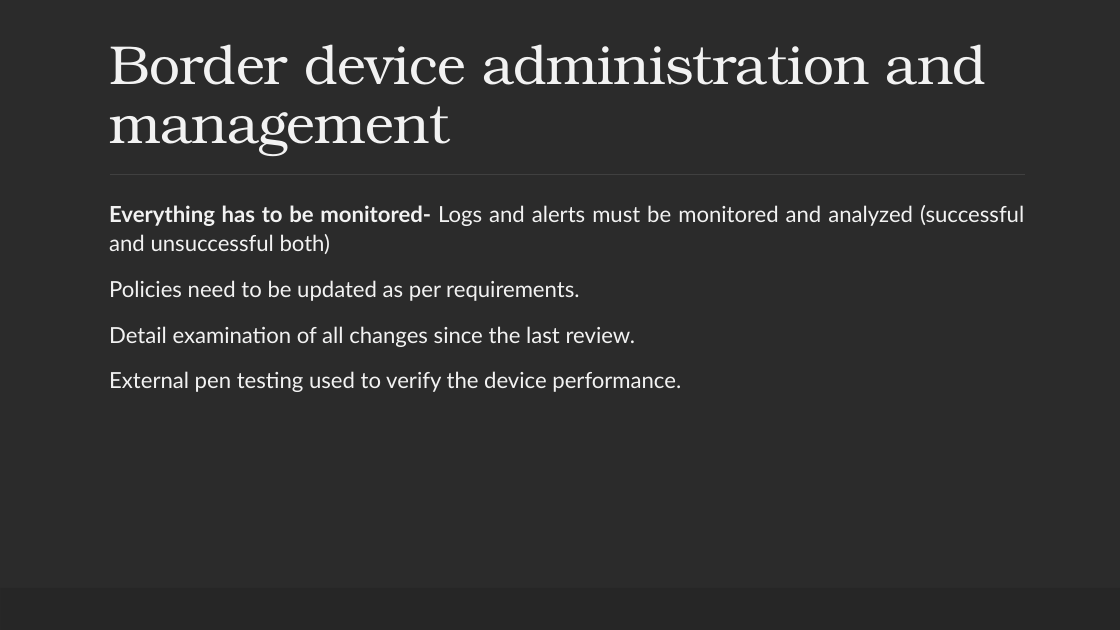
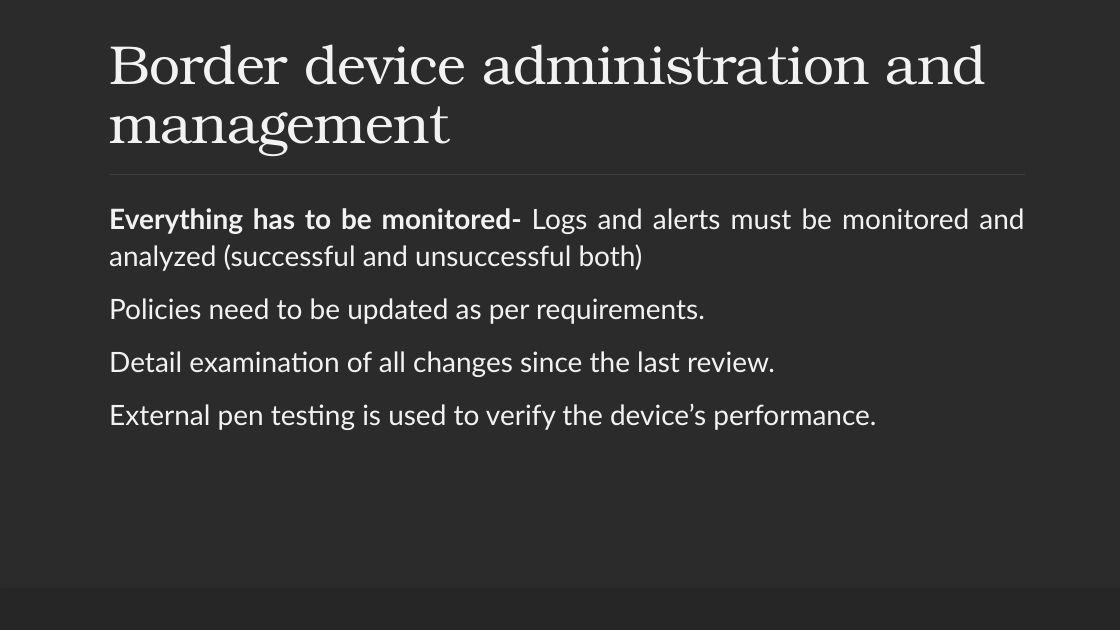
Before and after one commit to ronnie-1947/access-control-ppt, a slide deck: slide 27 of Access Control.pptx. Drawn at 1120x630 pixels with LibreOffice and Linux fonts; fonts in the diff are those of the drawing; background and template pictures are left out; a plain dark background stands for a picture behind light text. Boxes give left, top, right and bottom in pixels: in the first picture for what was removed or moved away, otherwise in the second. Text is boxed around its words. In the diff, an @@ line names an element or a change of style, - is before the commit and + after.

```diff
--- a/Access Control.pptx
+++ b/Access Control.pptx
@@ text at (x1=109, y1=208, x2=1024, y2=377): size 19 to 24 pt in "Everything has to be monitored- Logs and ...", "Policies need to be updated as per ...", "Detail examination of all changes since the ..." @@
@@ text at (x1=109, y1=404, x2=876, y2=430): text changed; size 19 to 24 pt @@
-  External pen testing used to verify the device performance.
+  External pen testing is used to verify the device’s performance.
```
Also in this commit, not shown: 29 other slides changed, 1 slide added.
